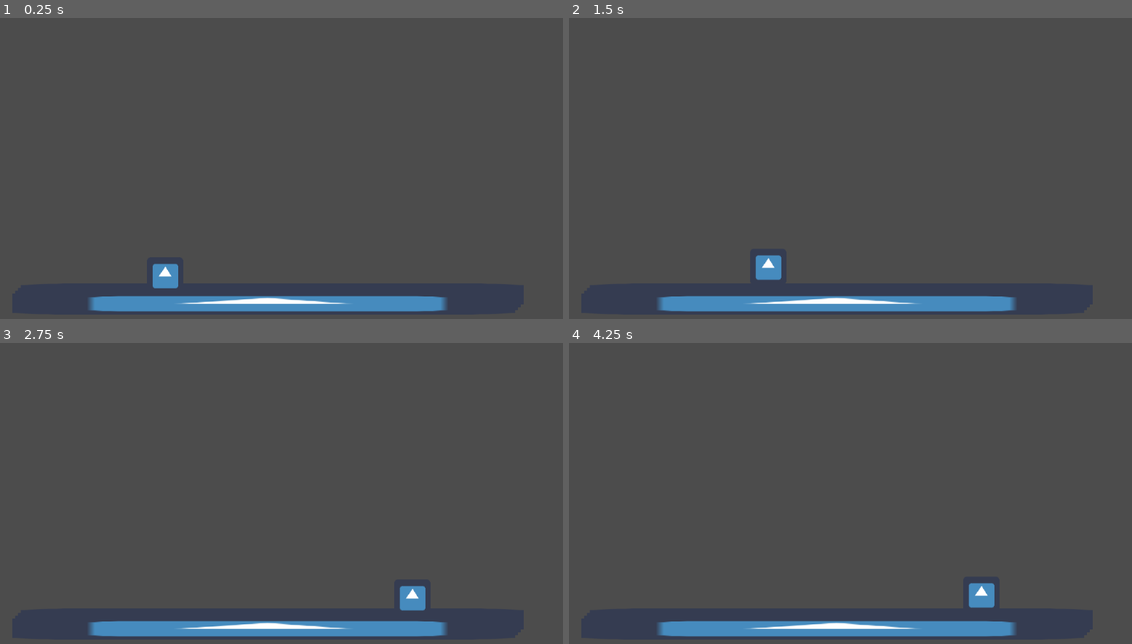
Above: before the commit, frames 1-4 (two rows, left to right).
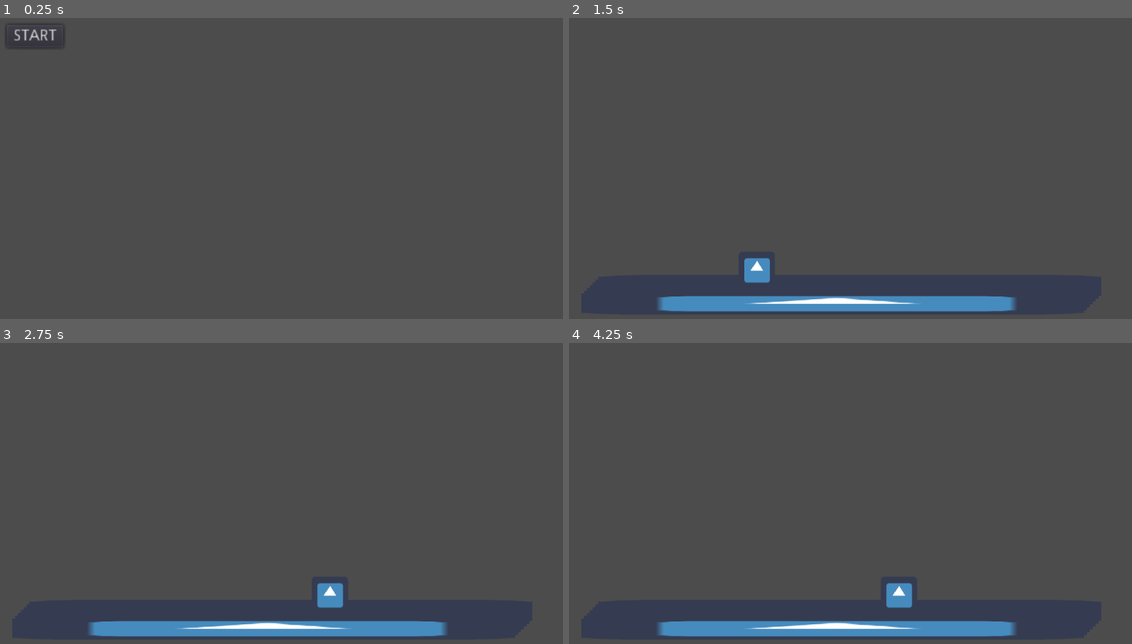
Above: after the commit, the same moments.

Repository: Camasamac/StraySheep
Game: Godot game, scene res://Misc. Scenes/Main Menu.tscn
Two runs of this game, one before a commit and one after it. Both use one fixed random seed, a clock stepped at 60 frames per second and the inputs below. Before the commit the project starts from res://Game Scenes/TEST_Main Zone.tscn. The engine's default icon, where the game draws it, is replaced by a stand-in: a white triangle on a blue panel in a dark square.
Inputs (mouse positions are in pixels of both pictures, inside the frame that each line leads up to):
- Up to frame 1 (0.25 s): no input
- Up to frame 2 (1.5 s): click (602, 36) at 0.5 s, where only the run after the commit has a clickable "START"; tap Enter at 1.25 s; hold D (ui_right) from 1.28 s (still down); hold W (ui_up) from 1.28 s (still down)
- Up to frame 3 (2.75 s): keep holding D (ui_right); release W (ui_up) at 2.03 s; tap W (ui_up) at 2.1, 2.27, 2.57 s
- Up to frame 4 (4.25 s): release D (ui_right) at 2.78 s; hold A (ui_left) 2.78-3.53 s; hold W (ui_up) 2.78-3.53 s; hold D (ui_right) from 3.53 s (still down); tap W (ui_up) at 3.6, 3.77, 4.07 s

The runs differ from the first frame. In frame 1, 3.9% of the frame differs, in the area x 1-80%, y 3-98%; in frame 2, 0.4%; in frame 3, 0.8%; in frame 4, 0.8%.

Commit message:
(14/08/23): Depth Barriers + BUG
Bug: you cannot see the player go beyond layer 4, but the depth barriers at 1 and 7 do work.

Diff:
--- a/Player/2DPlayer.gd
+++ b/Assets/Player/2DPlayer.gd
@@ -3,9 +3,10 @@
 const UP = Vector2(0,-1)
 
 onready var playernode = get_node("Player2D")
+export(String) var scene_to_load
 
-var gravity = 40 # Gravity's strength.
-const movement_speed = 300 # Determines the base movement speed of the player.
+var gravity = 50 # Gravity's strength.
+const movement_speed = 200 # Determines the base movement speed of the player.
 const maximum_jumpPower = -1000.0 # How much force used to make player high jump.
 const minimum_jumpPower = -600.0 # How much force used to make the player small jump.
 
@@ -37,18 +38,22 @@
 
 	if Input.is_action_pressed("ui_up"):
 		print("go up")
-		Global.player_depth += 1
-		velocity.y - 5
-		velocity.x + 5
-		collision_layer += 2
+		velocity.y -= 25
+		if Global.player_depth < 7:
+			Global.player_depth += 1
+			collision_layer += 1
+		if Global.player_depth == 7:
+			collision_layer == Global.player_depth
 		print(Global.player_depth)
 
 	if Input.is_action_pressed("ui_down"):
 		print("go down")
-		Global.player_depth -= 1
-		velocity.y + 5
-		velocity.x - 5
-		collision_layer -= 2
+		velocity.y += 25
+		if Global.player_depth > 1:
+			Global.player_depth -= 1
+			collision_layer -= 1
+		if Global.player_depth == 1:
+			collision_layer == Global.player_depth
 		print(Global.player_depth)
 
 	#print(velocity.y)
--- a/Player/2DPlayer.tscn
+++ b/Assets/Player/2DPlayer.tscn
@@ -1,6 +1,6 @@
 [gd_scene load_steps=5 format=2]
 
-[ext_resource path="res://Player/2DPlayer.gd" type="Script" id=1]
+[ext_resource path="res://Assets/Player/2DPlayer.gd" type="Script" id=1]
 [ext_resource path="res://Assets/Icons/icon.png" type="Texture" id=2]
 
 [sub_resource type="RectangleShape2D" id=1]
--- a/Game Scenes/TEST_Main Zone.tscn
+++ b/Game Scenes/TEST_Main Zone.tscn
@@ -1,12 +1,72 @@
 [gd_scene load_steps=4 format=2]
 
 [ext_resource path="res://Assets/Icons/icon.png" type="Texture" id=1]
-[ext_resource path="res://Player/2DPlayer.tscn" type="PackedScene" id=2]
+[ext_resource path="res://Assets/Player/2DPlayer.tscn" type="PackedScene" id=2]
 
 [sub_resource type="RectangleShape2D" id=1]
 extents = Vector2( 439.25, 18 )
 
 [node name="TestScene" type="Node2D"]
+
+[node name="Layer7Depth" type="StaticBody2D" parent="."]
+light_mask = 64
+position = Vector2( 30, -30 )
+collision_layer = 64
+collision_mask = 64
+
+[node name="CollisionShape2D" type="CollisionShape2D" parent="Layer7Depth"]
+light_mask = 64
+position = Vector2( 494, 522 )
+shape = SubResource( 1 )
+
+[node name="placeholder texture" type="TextureRect" parent="Layer7Depth"]
+light_mask = 64
+margin_left = 51.0
+margin_top = 501.0
+margin_right = 936.0
+margin_bottom = 541.0
+texture = ExtResource( 1 )
+expand = true
+
+[node name="Layer6Depth" type="StaticBody2D" parent="."]
+light_mask = 32
+position = Vector2( 25, -25 )
+collision_layer = 32
+collision_mask = 32
+
+[node name="CollisionShape2D" type="CollisionShape2D" parent="Layer6Depth"]
+light_mask = 32
+position = Vector2( 494, 522 )
+shape = SubResource( 1 )
+
+[node name="placeholder texture" type="TextureRect" parent="Layer6Depth"]
+light_mask = 32
+margin_left = 51.0
+margin_top = 501.0
+margin_right = 936.0
+margin_bottom = 541.0
+texture = ExtResource( 1 )
+expand = true
+
+[node name="Layer5Depth" type="StaticBody2D" parent="."]
+light_mask = 16
+position = Vector2( 20, -20 )
+collision_layer = 16
+collision_mask = 16
+
+[node name="CollisionShape2D" type="CollisionShape2D" parent="Layer5Depth"]
+light_mask = 16
+position = Vector2( 494, 522 )
+shape = SubResource( 1 )
+
+[node name="placeholder texture" type="TextureRect" parent="Layer5Depth"]
+light_mask = 16
+margin_left = 51.0
+margin_top = 501.0
+margin_right = 936.0
+margin_bottom = 541.0
+texture = ExtResource( 1 )
+expand = true
 
 [node name="Layer4Depth" type="StaticBody2D" parent="."]
 light_mask = 8
@@ -20,6 +80,7 @@
 shape = SubResource( 1 )
 
 [node name="placeholder texture" type="TextureRect" parent="Layer4Depth"]
+light_mask = 8
 margin_left = 51.0
 margin_top = 501.0
 margin_right = 936.0
@@ -39,6 +100,7 @@
 shape = SubResource( 1 )
 
 [node name="placeholder texture" type="TextureRect" parent="Layer3Depth"]
+light_mask = 4
 margin_left = 51.0
 margin_top = 501.0
 margin_right = 936.0
@@ -58,6 +120,7 @@
 shape = SubResource( 1 )
 
 [node name="placeholder texture" type="TextureRect" parent="Layer2Depth"]
+light_mask = 2
 margin_left = 51.0
 margin_top = 501.0
 margin_right = 936.0
--- /dev/null
+++ b/Misc. Scenes/Main Menu.tscn
@@ -0,0 +1,21 @@
+[gd_scene load_steps=2 format=2]
+
+[ext_resource path="res://Scripts/SceneChange.gd" type="Script" id=1]
+
+[node name="Node2D" type="Node2D"]
+
+[node name="VBoxContainer" type="VBoxContainer" parent="."]
+margin_left = 41.0
+margin_top = 30.0
+margin_right = 91.0
+margin_bottom = 50.0
+rect_scale = Vector2( 2, 2 )
+
+[node name="StartButton" type="Button" parent="VBoxContainer"]
+margin_right = 50.0
+margin_bottom = 20.0
+text = "START"
+script = ExtResource( 1 )
+scene_to_load = "res://Game Scenes/TEST_Main Zone.tscn"
+
+[connection signal="pressed" from="VBoxContainer/StartButton" to="VBoxContainer/StartButton" method="_on_Button_pressed"]
--- /dev/null
+++ b/Scripts/SceneChange.gd
@@ -0,0 +1,6 @@
+extends Button
+
+export(String) var scene_to_load
+
+func _on_Button_pressed():
+	get_tree().change_scene(scene_to_load)
--- a/project.godot
+++ b/project.godot
@@ -12,7 +12,7 @@
 
 config/name="Stray Sheep - ISD Project"
 config/description="Made for a final assignment in Games Development, Stray Sheep is a 2.5D beat-em-up style game with a variety of strategy challenges in the game's combat system. Discover the traits of the world and explore new tactics in the world of Stray Sheep."
-run/main_scene="res://Game Scenes/TEST_Main Zone.tscn"
+run/main_scene="res://Misc. Scenes/Main Menu.tscn"
 config/icon="res://Assets/Icons/StraySheepIcon_Sprite.png"
 
 [autoload]
